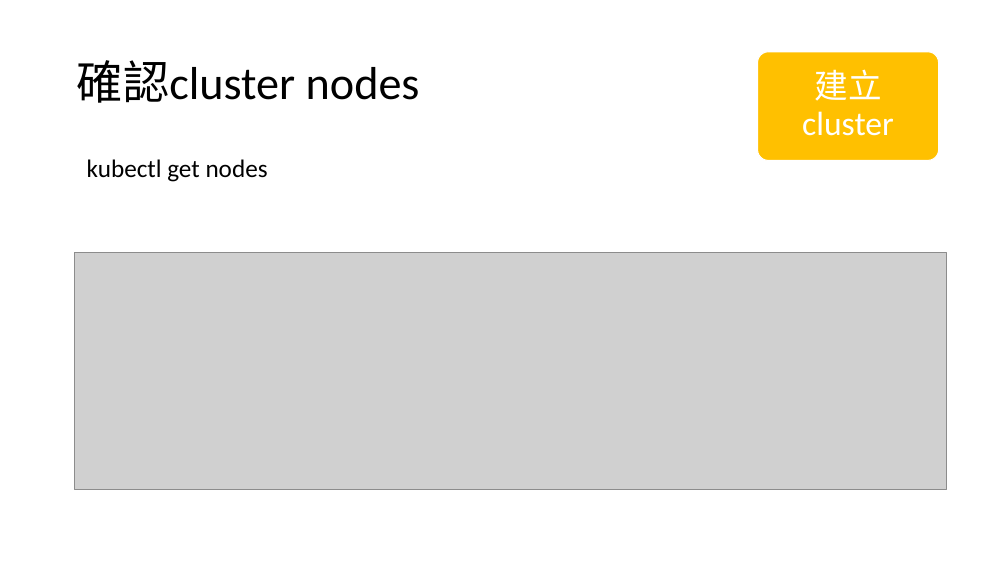
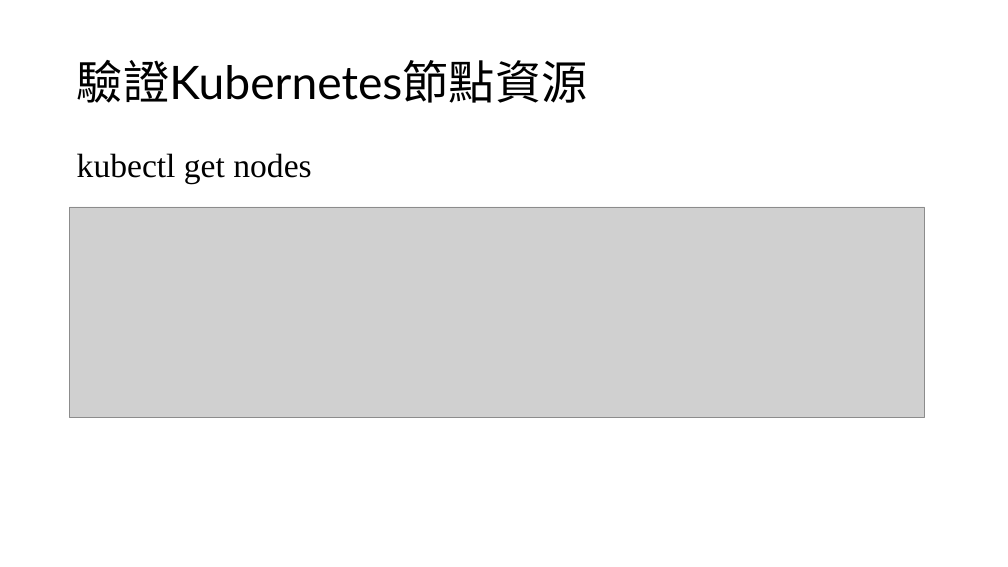
Before and after one commit to 0yukali0/k8sInkind, a slide deck: slide 10 of 110雲端運算研一k8s體驗.pptx (slide 5 before the commit). Drawn at 1008x567 pixels with LibreOffice and Linux fonts; fonts in the diff are those of the drawing; grey boxes stand for pictures. Boxes give left, top, right and bottom in pixels: in the first picture for what was removed or moved away, otherwise in the second. Text is boxed around its words. In the diff, an @@ line names an element or a change of style, - is before the commit and + after.

```diff
--- a/110雲端運算研一k8s體驗.pptx
+++ b/110雲端運算研一k8s體驗.pptx
@@ rounded rectangle removed at [758,51,939,160] @@
@@ title at [77,60,588,103]: text changed; font Calibri to Lato @@
-確認cluster nodes
+驗證Kubernetes節點資源
@@ text removed at [802,69,894,136] @@
-建立cluster
@@ text "kubectl get nodes": place and size @@
-text "kubectl get nodes" at [87,159,268,182]
+text "kubectl get nodes" at [77,153,311,183]
@@ text "kubectl get nodes" at [77,153,311,183]: size 24 to 32 pt, font Calibri to Times New Roman @@
@@ picture: place and size @@
-picture at [74,253,947,490]
+picture at [70,207,925,418]
```
Also in this commit, not shown: 4 other slides changed, 16 slides added, 6 slides removed, 11 other files.
